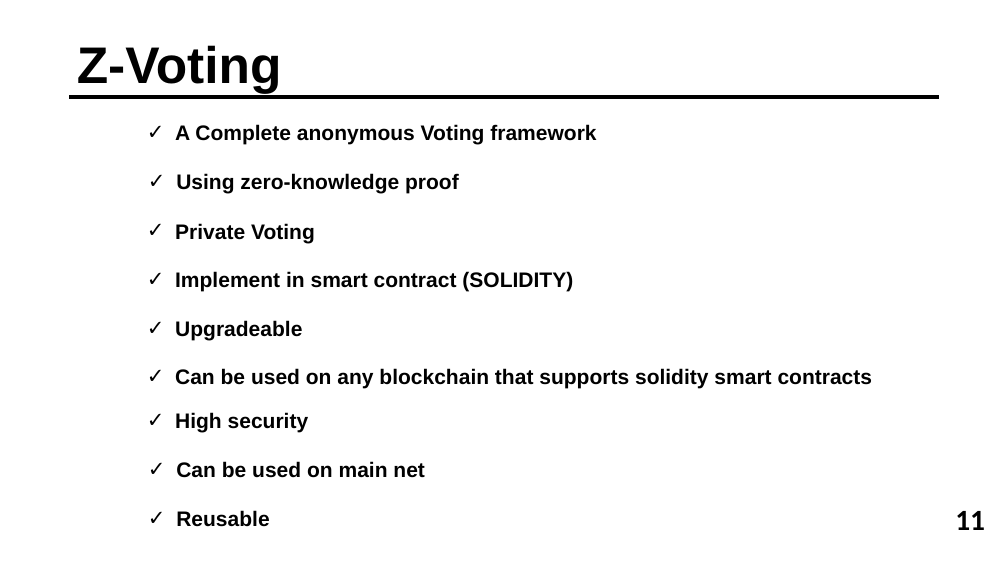
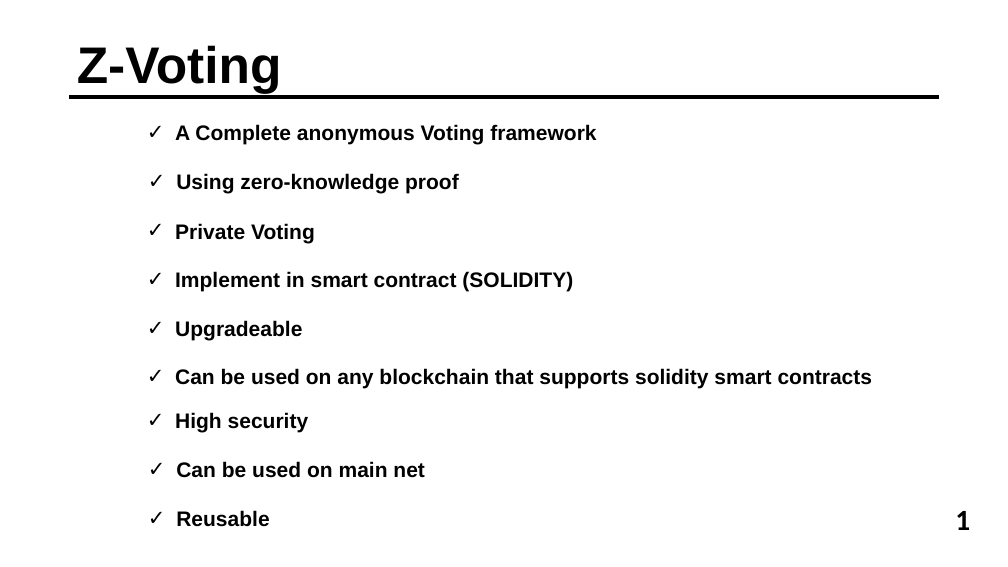
Before and after one commit to AMIRKHANEF/Z-Voting, a slide deck: slide 2 of Z-Voting presentation.pptx. Drawn at 1008x567 pixels with LibreOffice and Linux fonts; fonts in the diff are those of the drawing. Boxes give left, top, right and bottom in pixels: in the first picture for what was removed or moved away, otherwise in the second. Text is boxed around its words. In the diff, an @@ line names an element or a change of style, - is before the commit and + after.

```diff
--- a/Z-Voting presentation.pptx
+++ b/Z-Voting presentation.pptx
@@ text at (x1=955, y1=511, x2=970, y2=530): text changed @@
-11
+1
```
Also in this commit, not shown: 2 other slides changed, 6 slides added, 2 slides removed.
